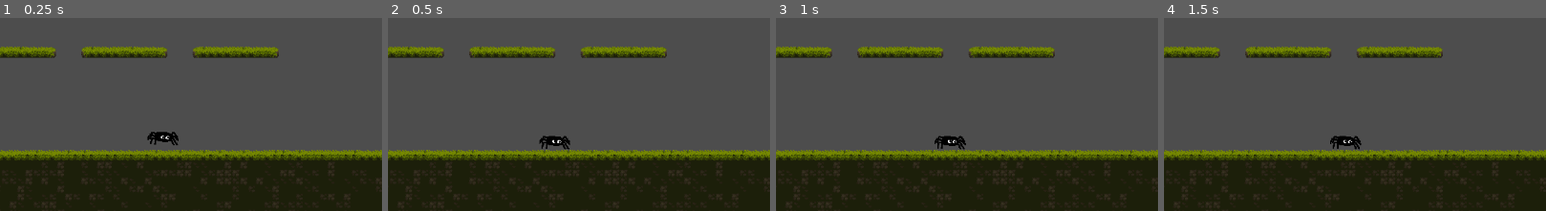
Above: before the commit, frames 1-4 (left to right).
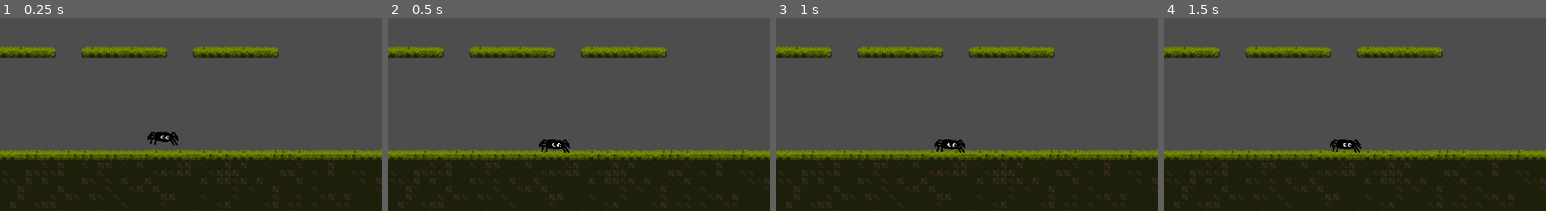
Above: after the commit, the same moments.

Repository: changedcharacter/KiwiJam2026-ThemeTBA
Game: Godot game, scene res://scripts/test_stage.tscn
The game is run twice, just before and just after one commit, with the same random seed, the same clock (stepped at 60 frames per second) and the same inputs.
Inputs (mouse positions are % of the whole screen's width and height, from its top left):
- Up to frame 1 (0.25 s): no input
- Up to frame 2 (0.5 s): no input
- Up to frame 3 (1 s): move the mouse to (72, 39) at 0.52 s; hold Right (move_right) from 0.53 s (still down); hold W (climb) from 0.53 s (still down); tap Space (jump) at 0.77 s
- Up to frame 4 (1.5 s): keep holding Right (move_right); move the mouse to (30, 50) at 1.27 s; release W (climb) at 1.28 s; click (30, 50) at 1.35 s
The pictures show only the part of the screen within x 39-89%, y 50-100%; the shares and areas given below are measured in that part.

Frame 1 is identical in both runs. In frame 2, 0.4% of the frame differs, in the area x 39-48%, y 60-70%; in frame 3, 0.4%; in frame 4, 0.4%.

Commit message:
feat: implemented loop around mechanic

Diff:
--- /dev/null
+++ b/scripts/entangle_mechanic.gd
@@ -0,0 +1,37 @@
+extends Node2D
+@onready var up_ray= $RayCast2DUp
+@onready var down_ray = $RayCast2DDown
+
+
+@onready var player =  $"../../Player"
+@onready var progress = $"../TextureProgressBar"
+@onready var loop_count = 0
+
+# Called when the node enters the scene tree for the first time.
+func _ready() -> void:
+	progress.visible = false
+	pass # Replace with function body.
+
+
+# Called every frame. 'delta' is the elapsed time since the previous frame.
+func _physics_process(delta: float) -> void:
+	var up_collider = up_ray.get_collider()
+	var down_collider = down_ray.get_collider()
+
+	if up_collider == player:
+		up_ray.add_exception(player)
+		down_ray.remove_exception(player)
+		count_loop()
+
+	if down_collider == player:
+		down_ray.add_exception(player)
+		up_ray.remove_exception(player)
+		count_loop()
+
+	if loop_count >0 :
+		progress.visible = true
+
+func count_loop():
+	progress.value += 20
+	loop_count += 1
+	print(loop_count)
--- a/scripts/grasshopper.gd
+++ b/scripts/grasshopper.gd
@@ -3,7 +3,7 @@
 
 @onready var target = $"../Player"
 @onready var sprite = $AnimatedSprite2D
-@onready var ray_cast = $RayCast2D
+@onready var ray_cast = $player_detector
 @onready var timer = $Timer
 
 
@@ -12,6 +12,8 @@
 var acceleration = 300
 const max_fall_velocity: float = 400.0
 #var gravity = ProjectSettings.get_setting("physics/2d/default_gravity")
+
+@export var can_move = true
 
 @onready var right_bounds = $rightbound.position.x
 @onready var left_bounds = $leftbnoound.position.x
@@ -31,9 +33,10 @@
 
 
 func _physics_process(delta: float) -> void:
-	handle_movement(delta)
-	change_direction()
-	look_for_player()
+	if can_move:
+		handle_movement(delta)
+		change_direction()
+		look_for_player()
 
 # Called every frame. 'delta' is the elapsed time since the previous frame.
 func _process(delta: float) -> void:
@@ -90,12 +93,10 @@
 		direction = sign(direction)
 		print(direction)
 		if direction.x == 1.0:
-			print("player to the right")
 			#player is to the right
 			sprite.flip_h = false
 			ray_cast.target_position = Vector2(125,0)
 		elif direction.x == -1.0:
-			print("player to the left")
 			#player is to the left
 			sprite.flip_h = true
 			ray_cast.target_position = Vector2(-125,0)
--- a/scripts/player.tscn
+++ b/scripts/player.tscn
@@ -194,6 +194,7 @@
 }]
 
 [node name="Player" type="CharacterBody2D" unique_id=1352617234]
+collision_layer = 3
 script = ExtResource("1_qm0ti")
 
 [node name="CollisionShape2D" type="CollisionShape2D" parent="." unique_id=694805318]
--- a/scripts/test_stage.tscn
+++ b/scripts/test_stage.tscn
@@ -6,6 +6,8 @@
 [ext_resource type="Script" uid="uid://b6ndq8chbixee" path="res://scripts/grasshopper.gd" id="4_5mfmx"]
 [ext_resource type="PackedScene" path="res://scripts/hud.tscn" id="4_dfd7s"]
 [ext_resource type="Texture2D" uid="uid://dqv82xpeqrng2" path="res://assets/spider-placeholder.png" id="5_24n67"]
+[ext_resource type="Script" uid="uid://c1ijdta484g1o" path="res://scripts/entangle_mechanic.gd" id="6_r11g4"]
+[ext_resource type="Texture2D" uid="uid://b3e6juquxyqls" path="res://assets/Legacy-Fantasy - High Forest 2.3/HUD/Base-01.png" id="7_y4sb7"]
 
 [sub_resource type="TileSetAtlasSource" id="TileSetAtlasSource_jr3ou"]
 texture = ExtResource("2_sx7bb")
@@ -1143,7 +1145,15 @@
 }]
 
 [sub_resource type="RectangleShape2D" id="RectangleShape2D_5mfmx"]
-size = Vector2(39, 60)
+size = Vector2(39, 32.999985)
+
+[sub_resource type="AtlasTexture" id="AtlasTexture_53n4j"]
+atlas = ExtResource("7_y4sb7")
+region = Rect2(188.78871, 156.91856, 22.294632, 22.031052)
+
+[sub_resource type="AtlasTexture" id="AtlasTexture_cgqaa"]
+atlas = ExtResource("7_y4sb7")
+region = Rect2(188.95801, 252.95949, 22.135132, 22.031052)
 
 [node name="TestStage" type="Node2D" unique_id=632125430]
 
@@ -1198,7 +1208,7 @@
 frame_progress = 0.91183907
 
 [node name="CollisionShape2D" type="CollisionShape2D" parent="Grasshopper" unique_id=124062125]
-position = Vector2(0.19500732, -0.34500122)
+position = Vector2(0.19500732, 6.5)
 shape = SubResource("RectangleShape2D_5mfmx")
 
 [node name="Timer" type="Timer" parent="Grasshopper" unique_id=1100205851]
@@ -1211,11 +1221,30 @@
 [node name="leftbnoound" type="Node2D" parent="Grasshopper" unique_id=550475699]
 position = Vector2(-107, -0.34500122)
 
-[node name="RayCast2D" type="RayCast2D" parent="Grasshopper" unique_id=689201478]
+[node name="player_detector" type="RayCast2D" parent="Grasshopper" unique_id=689201478]
 position = Vector2(0, -0.34500122)
 scale = Vector2(0.97437525, 0.9649998)
 target_position = Vector2(125, 0)
 
+[node name="Entangle_Mechanic" type="Node2D" parent="Grasshopper" unique_id=1622617653]
+script = ExtResource("6_r11g4")
+
+[node name="RayCast2DUp" type="RayCast2D" parent="Grasshopper/Entangle_Mechanic" unique_id=1184860408]
+target_position = Vector2(0, -150)
+collision_mask = 2
+
+[node name="RayCast2DDown" type="RayCast2D" parent="Grasshopper/Entangle_Mechanic" unique_id=379114890]
+target_position = Vector2(0, 150)
+collision_mask = 2
+
+[node name="TextureProgressBar" type="TextureProgressBar" parent="Grasshopper" unique_id=207608211]
+offset_left = -11.0
+offset_top = -33.0
+offset_right = 11.0
+offset_bottom = -11.0
+texture_under = SubResource("AtlasTexture_53n4j")
+texture_progress = SubResource("AtlasTexture_cgqaa")
+
 [node name="HUD" parent="." unique_id=899098104 instance=ExtResource("4_dfd7s")]
 
 [connection signal="timeout" from="Grasshopper/Timer" to="Grasshopper" method="_on_timer_timeout"]
Not shown, added: scripts/entangle_mechanic.gd.uid
